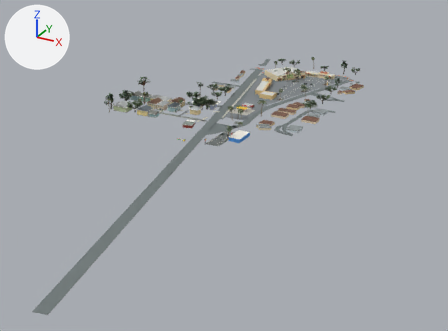
The glTF model dist/assets/plaza.glb as it was, and as the next commit left it.
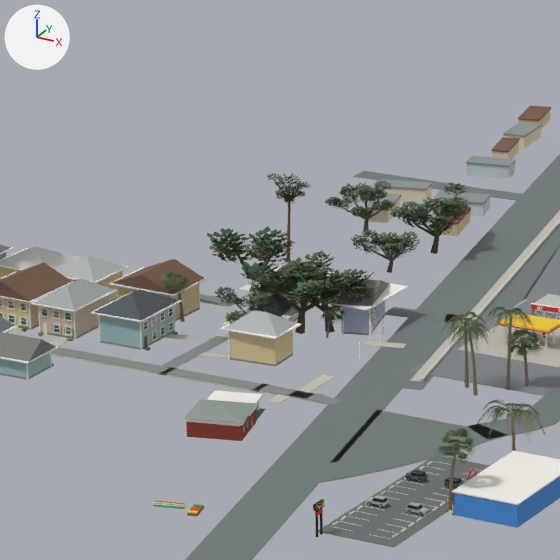
Old and new are each drawn whole from a 50 mm lens placed at (-12.0, -2277.0, 260.0), pointed at (-342.0, -1678.0, -40.0) and again close up on the part from 34% to 55% of the width and 16% to 45% of the height. The axes (+X, +Y, +Z) are drawn at upper left. The lights are the same throughout. The last two pictures show the newer version. Where no turn or scale is listed for an object, it has been applied to the vertices. Vertices at exactly the same position are counted once.

The first close-up shows 'architecture', 'foliage', 'glass', 'ground', 'roof', 'wood'.
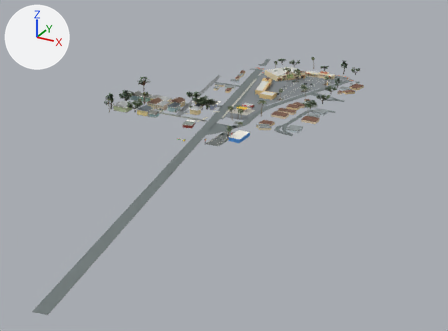
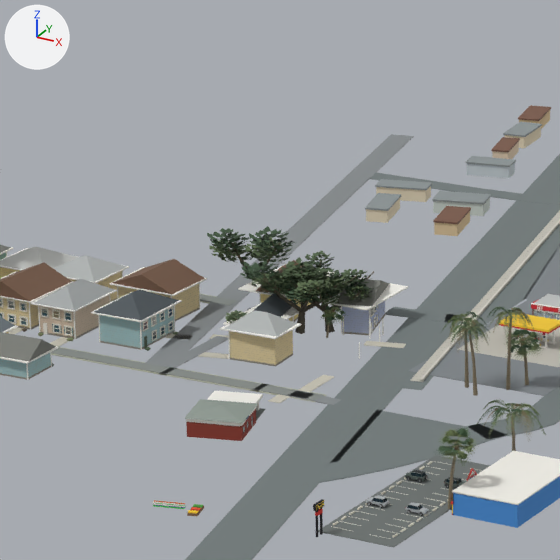
Patch to the scene script:
```diff
--- a/dist/assets/plaza.glb.py
+++ b/dist/assets/plaza.glb.py
@@ me_mesh_4 @@
 # used by ob_ground; location = (-401.3, -1681.3, 0.3)
 # verts and faces of me_mesh_4; kept vertices keep their numbers, new ones are numbered from 3463
-me_mesh_4.from_pydata(...)  # 3463 vertices, 5063 faces; spans x -147.0..147.0, y -356.0..356.0, z 0.0
+me_mesh_4.from_pydata(...)  # 3471 vertices, 5069 faces; spans x -147.0..147.0, y -356.0..356.0, z 0.0
+# me_mesh_4 part 1
+verts[3463] = (-67.0, 225.0, 0.0)  # pixel (414, 136)
+verts[3464] = (-73.0, 224.0, 0.0)  # pixel (391, 134)
+verts[3465] = (-67.0, 225.0, 0.0)  # pixel (414, 136)
+verts[3466] = (-73.0, 224.0, 0.0)  # pixel (391, 134)
+for new, old in zip([*range(3467, 3471)], [*range(3463, 3467)]): verts[new] = verts[old] + (45.0, -191.0, 0.0)
+faces += [(3463, 3464, 3467), (3464, 3468, 3467), (3463, 3467, 3465), (3465, 3467, 3469), (3464, 3466, 3468), (3466, 3470, 3468)]
 me_mesh_4.materials.append(mat_material_4)
@@ me_mesh_5 @@
 # used by ob_foliage; location = (-397.0, -1518.4, 19.1)
-me_mesh_5.from_pydata(...)  # 156524 vertices, 88537 faces; spans x -125.0..125.0, y -178.0..178.0, z -19.0..19.0
+me_mesh_5.from_pydata(...)  # 131462 vertices, 76087 faces; spans x -125.0..125.0, y -178.0..178.0, z -19.0..19.0
+# me_mesh_5 part 2: 6276 loose pieces with 24942 vertices, spanning x -49.0..-8.0, y -106.0..-11.0, z -15.0..3.0, are deleted
+# me_mesh_5 part 3
+# 120 vertices are removed from x -25.0..-19.0, y -98.0..-94.0, z -11.0..-8.0
+# 116 faces are deleted
+# 26 vertices move within x -25.0..-19.0, y -98.0..-94.0, z -10.0..-8.0
+# 56 new faces join them
 me_mesh_5.materials.append(mat_material_5)
@@ me_mesh_6 @@
 # used by ob_wood; location = (-397.5, -1531.2, 18.7)
-me_mesh_6.from_pydata(...)  # 63560 vertices, 107085 faces; spans x -124.0..124.0, y -189.0..189.0, z -19.0..19.0
+me_mesh_6.from_pydata(...)  # 60393 vertices, 101353 faces; spans x -124.0..124.0, y -189.0..189.0, z -19.0..19.0
+# me_mesh_6 part 4: 101 loose pieces with 3032 vertices, spanning x -46.0..-10.0, y -91.0..0.0, z -19.0..3.0, are deleted
+# other edits to the shape of me_mesh_6 do not show in these pictures
 me_mesh_6.materials.append(mat_material_5)
```

Location of each change, [x1, y1, x2, y2] in pixels of the close-ups (560 x 560 px):
'ground', reshaped: before [10, 154, 560, 560]; after [10, 134, 560, 560]
'foliage', reshaped: before [22, 173, 546, 466]; after [22, 226, 546, 466]
'wood', reshaped: before [0, 176, 560, 516]; after [0, 241, 560, 516]
part 1 of me_mesh_4, added: after [146, 134, 414, 368]
part 2 of me_mesh_5, deleted: before [160, 173, 471, 312]
part 3 of me_mesh_5, cut back: before [250, 277, 278, 294]; after [251, 277, 278, 291]
part 4 of me_mesh_6, deleted: before [169, 176, 464, 322]
